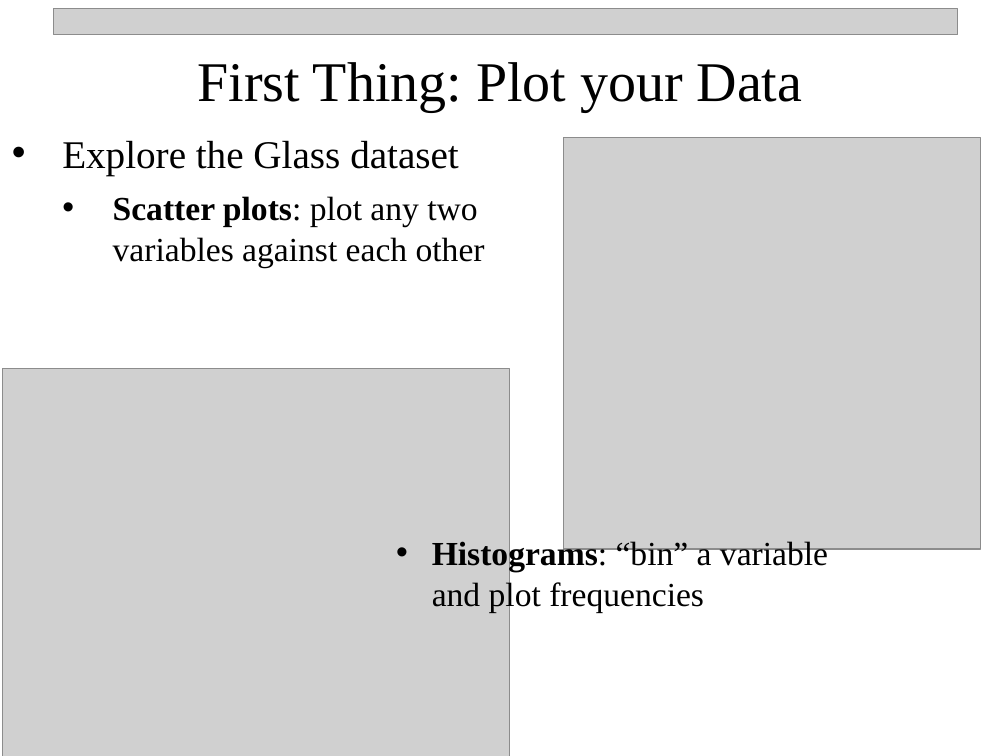
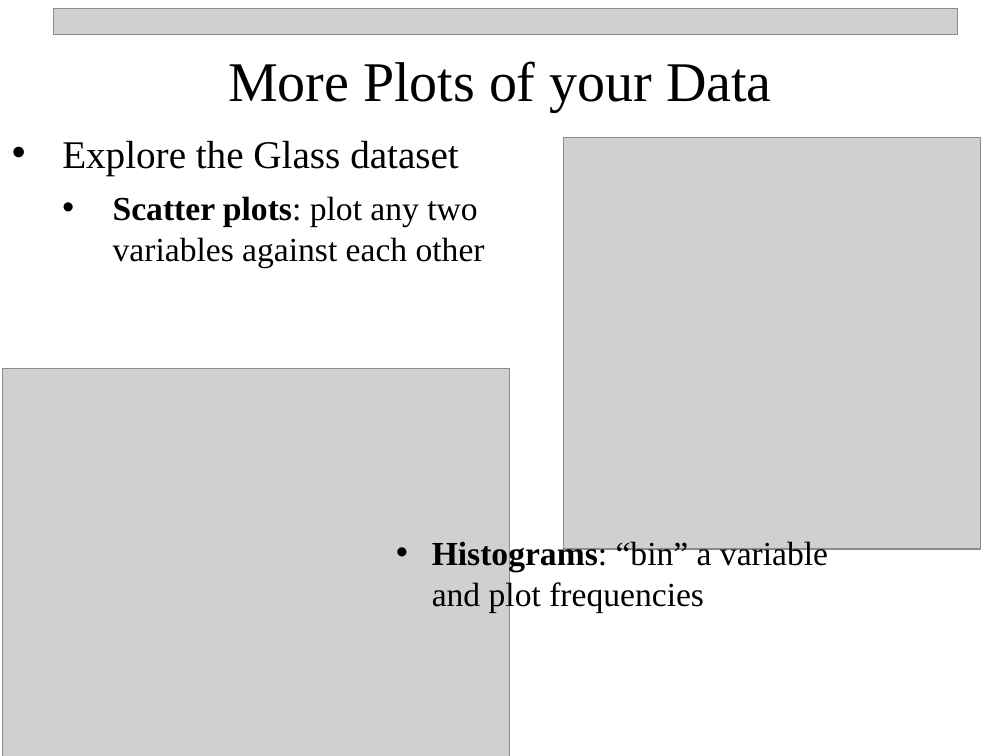
Before and after one commit to npetraco/Rworkshop, a slide deck: slide 19 of notes/two_day/day_1.pptx (slide 16 before the commit). Drawn at 1008x756 pixels with LibreOffice and Linux fonts; fonts in the diff are those of the drawing; grey boxes stand for pictures. Boxes give left, top, right and bottom in pixels: in the first picture for what was removed or moved away, otherwise in the second. Text is boxed around its words. In the diff, an @@ line names an element or a change of style, - is before the commit and + after.

```diff
--- a/notes/two_day/day_1.pptx
+++ b/notes/two_day/day_1.pptx
@@ text at (228, 61, 771, 111): text changed @@
-First Thing: Plot your Data
+More Plots of your Data
```
Also in this commit, not shown: 6 other slides changed, 3 slides added, 4 other files.
